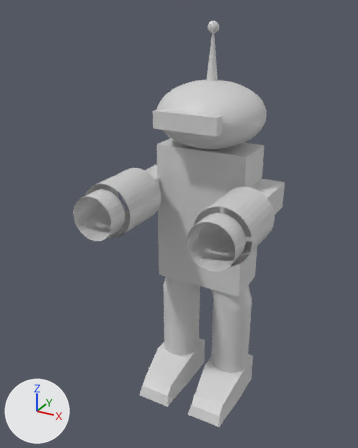
What one commit did to the COLLADA model assets/models/robot.dae.
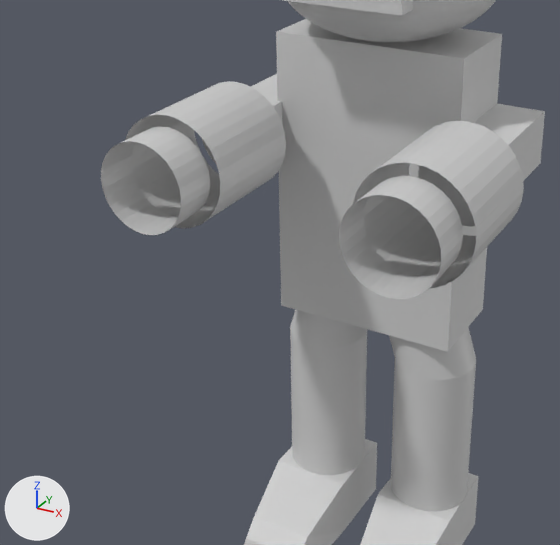
There are two pictures of each version: one whole from a 50 mm lens placed at (3.88, -8.27, 7.78), pointed at (-0.29, -0.68, 3.98), one close up on the part from 7% to 82% of the width and 29% to 87% of the height. The axes (+X, +Y, +Z) are drawn at lower left. The lights are the same throughout. Where no turn or scale is listed for an object, it has been applied to the vertices.
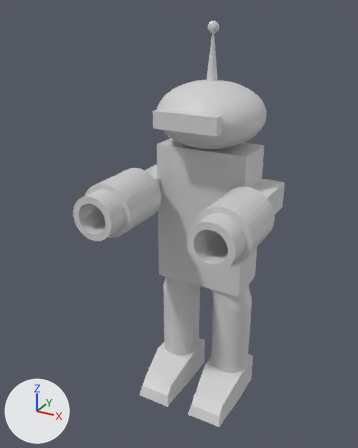
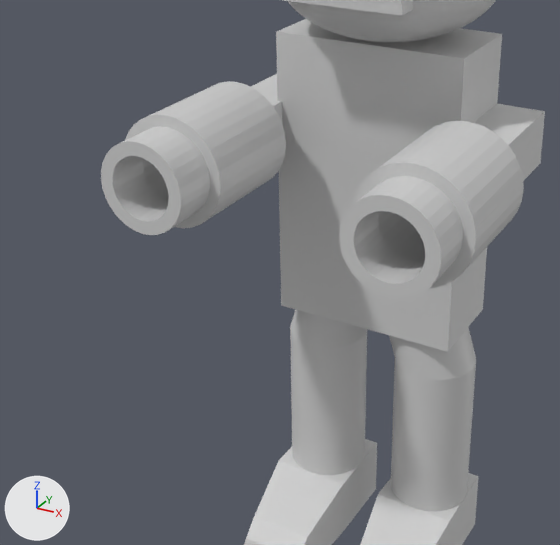
Where the newer file only moved an object's origin or applied its transform, the numbers keep the older frame.

Location of each change, [x1, y1, x2, y2] in pixels of the close-ups (560 x 545 px):
part 1 of me_cylinder_005, added
    after: [339, 163, 476, 299]
part 2 of me_cylinder_005, added
    after: [101, 115, 220, 235]

The change, as a list of edits to the scene's bpy script:
```text
Add mat_robot3_material:
    mat_robot3_material = principled_material('robot3-material')
    mat_robot3_material.base_color = (0.64, 0.64, 0.64)  # light grey #d1d1d1
    mat_robot3_material.roughness = 0.45
Change me_cylinder_005:
    used by ob_cylinder_004; location = (-1.1, -2.05, 4.5)
    remove me_cylinder_005.from_pydata(...)  # 3380 vertices, 6452 faces; spans x -0.5..2.7, y -0.2..3.05, z -4.52..3.05
    remove me_cylinder_005.materials.append(mat_robot_material)  # light grey #d1d1d1
    add me_cylinder_005.from_pydata(...)  # 3764 vertices, 7468 faces; spans x -0.5..2.7, y -0.2..3.05, z -4.52..3.05
    me_cylinder_005 part 1: 128 vertices added at x 1.82..2.58, y -0.2..1.24, z -0.38..0.38
    me_cylinder_005 part 2: 128 vertices added at x -0.38..0.38, y -0.2..1.24, z -0.38..0.38
    add me_cylinder_005.materials.append(mat_robot3_material)  # light grey #d1d1d1
```
